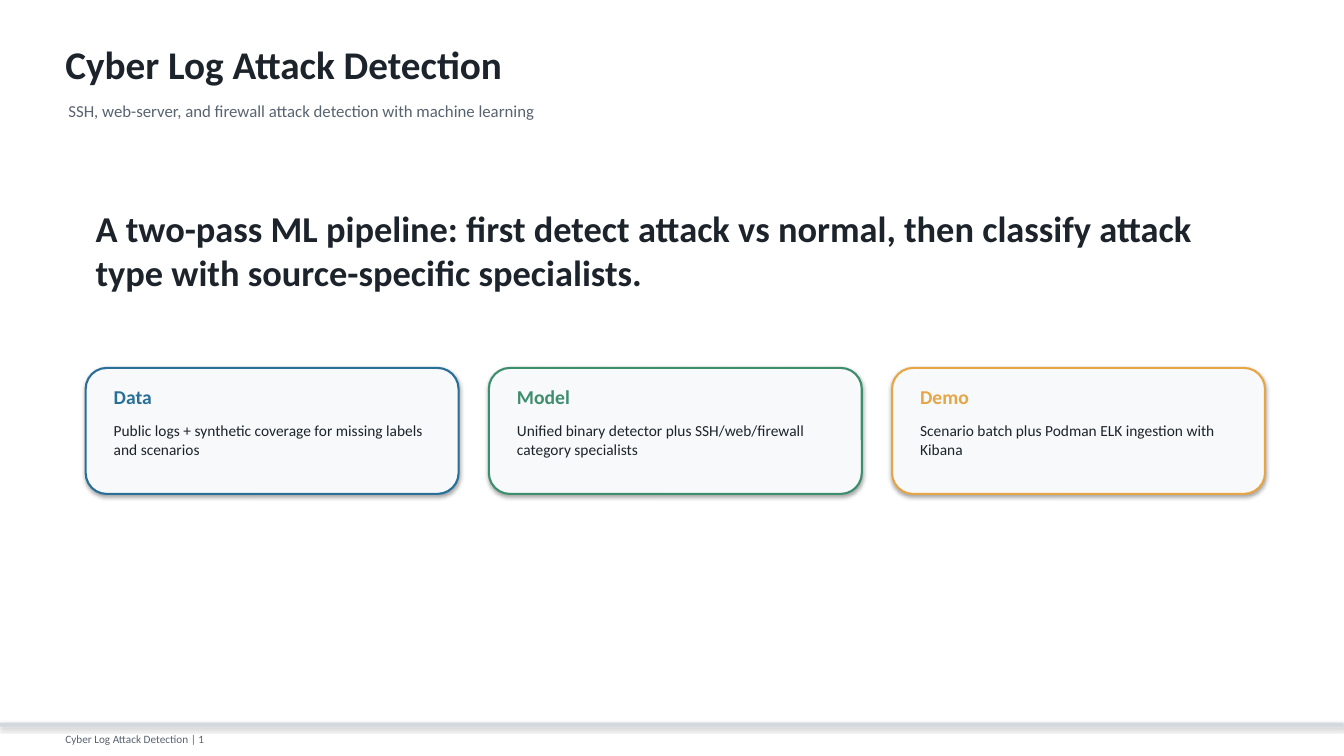
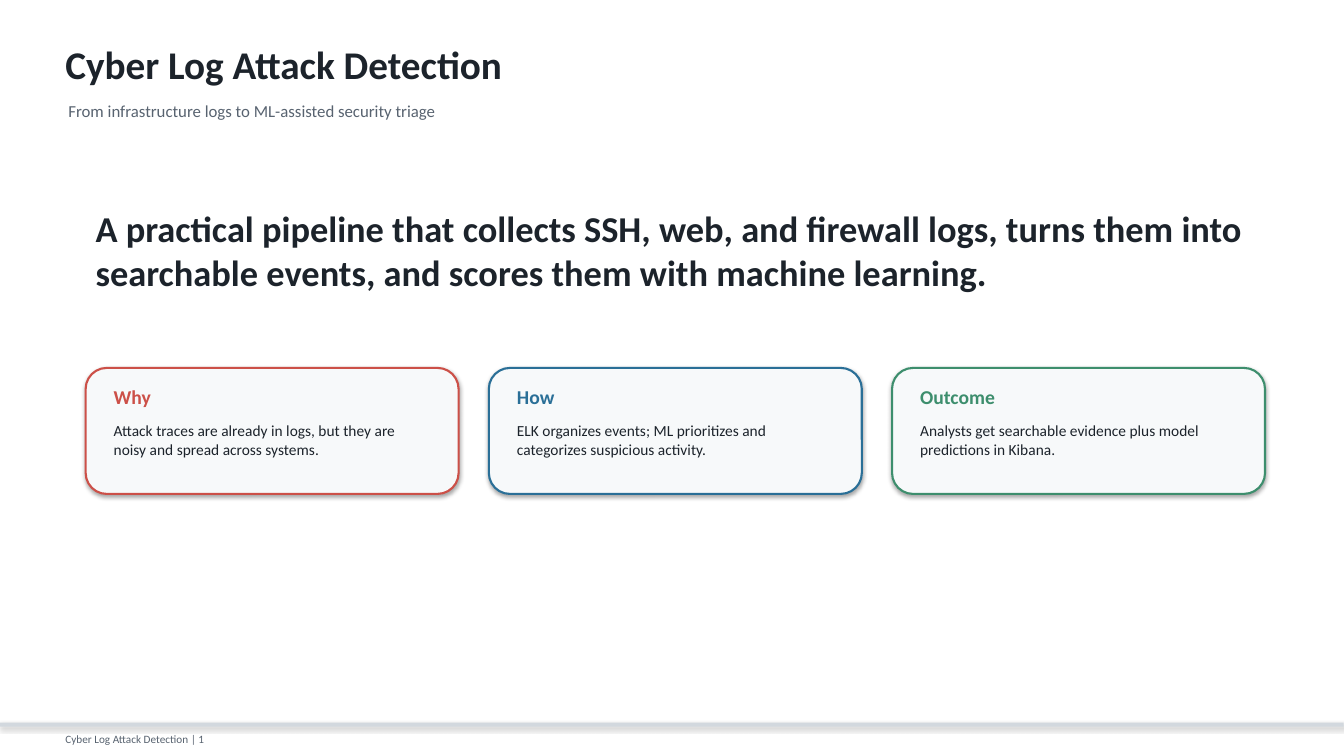
Before and after one commit to H-devigner/cyber-log-attack-detection, a slide deck: slide 1 of presentation/cyber_log_attack_detection_overview.pptx. Drawn at 1344x756 pixels with LibreOffice and Linux fonts; fonts in the diff are those of the drawing. Boxes give left, top, right and bottom in pixels: in the first picture for what was removed or moved away, otherwise in the second. Text is boxed around its words. In the diff, an @@ line names an element or a change of style, - is before the commit and + after.

```diff
--- a/presentation/cyber_log_attack_detection_overview.pptx
+++ b/presentation/cyber_log_attack_detection_overview.pptx
@@ text at (68, 105, 435, 120): text changed @@
-SSH, web-server, and firewall attack detection with machine learning
+From infrastructure logs to ML-assisted security triage
@@ text at (96, 216, 1242, 292): text changed @@
-A two-pass ML pipeline: first detect attack vs normal, then classify attack type with source-specific specialists.
+A practical pipeline that collects SSH, web, and firewall logs, turns them into searchable events, and scores them with machine learning.
@@ rounded rectangle at (86, 368, 459, 494): outline #2A6F97 1.5 pt to #CC5048 1.5 pt @@
@@ rounded rectangle at (489, 368, 862, 494): outline #3D8E6D 1.5 pt to #2A6F97 1.5 pt @@
@@ rounded rectangle at (892, 368, 1265, 494): outline #E7A646 1.5 pt to #3D8E6D 1.5 pt @@
@@ text at (114, 390, 151, 407): text changed; text colour #2A6F97 to #CC5048 @@
-Data
+Why
@@ text at (517, 391, 555, 404): text changed; text colour #3D8E6D to #2A6F97 @@
-Model
+How
@@ text at (920, 391, 995, 404): text changed; text colour #E7A646 to #3D8E6D @@
-Demo
+Outcome
@@ text at (114, 425, 395, 458): text changed @@
-Public logs + synthetic coverage for missing labels and scenarios
+Attack traces are already in logs, but they are noisy and spread across systems.
@@ text at (517, 425, 766, 458): text changed @@
-Unified binary detector plus SSH/web/firewall category specialists
+ELK organizes events; ML prioritizes and categorizes suspicious activity.
@@ text at (920, 425, 1199, 458): text changed @@
-Scenario batch plus Podman ELK ingestion with Kibana
+Analysts get searchable evidence plus model predictions in Kibana.
```
Also in this commit, not shown: 11 other slides changed, 5 slides added, 1 slide removed, 1 other file.
